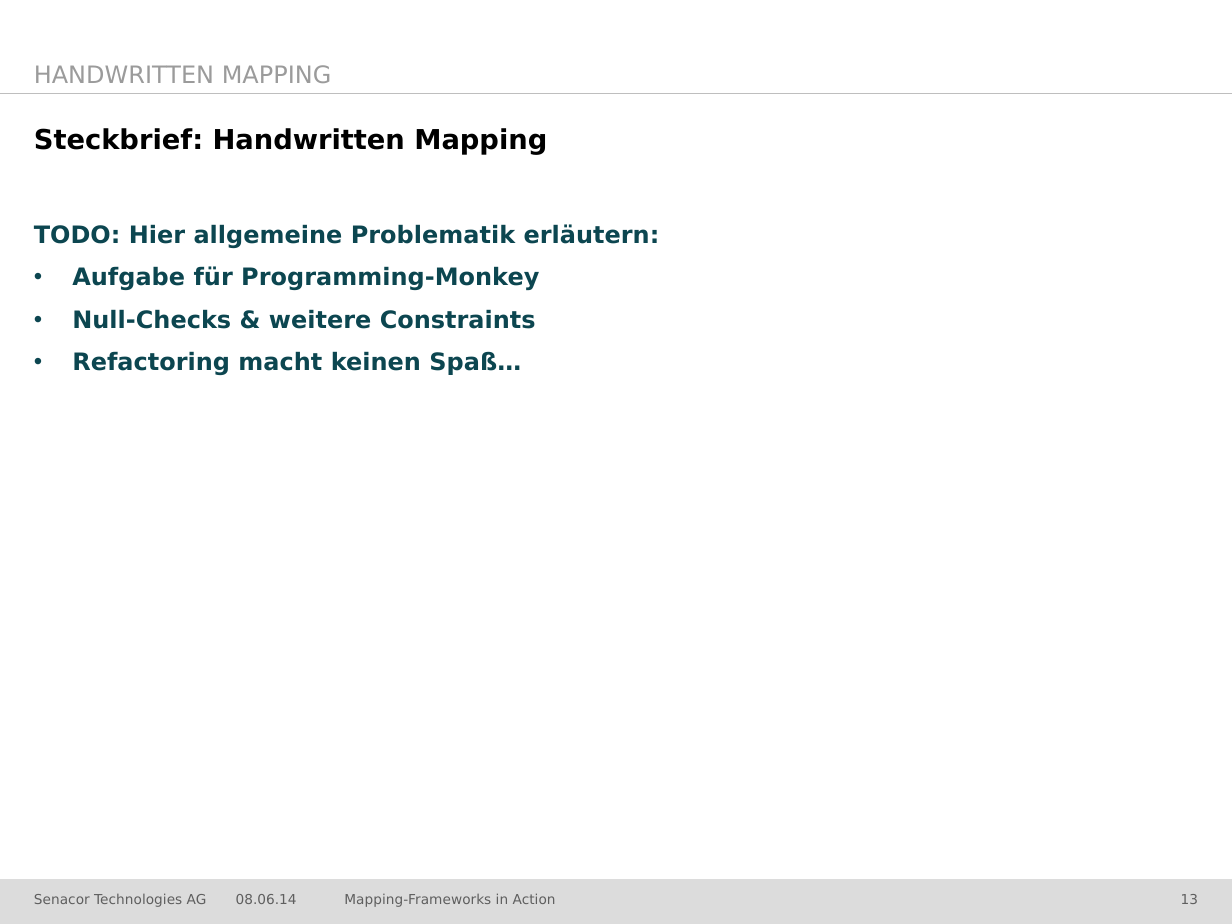
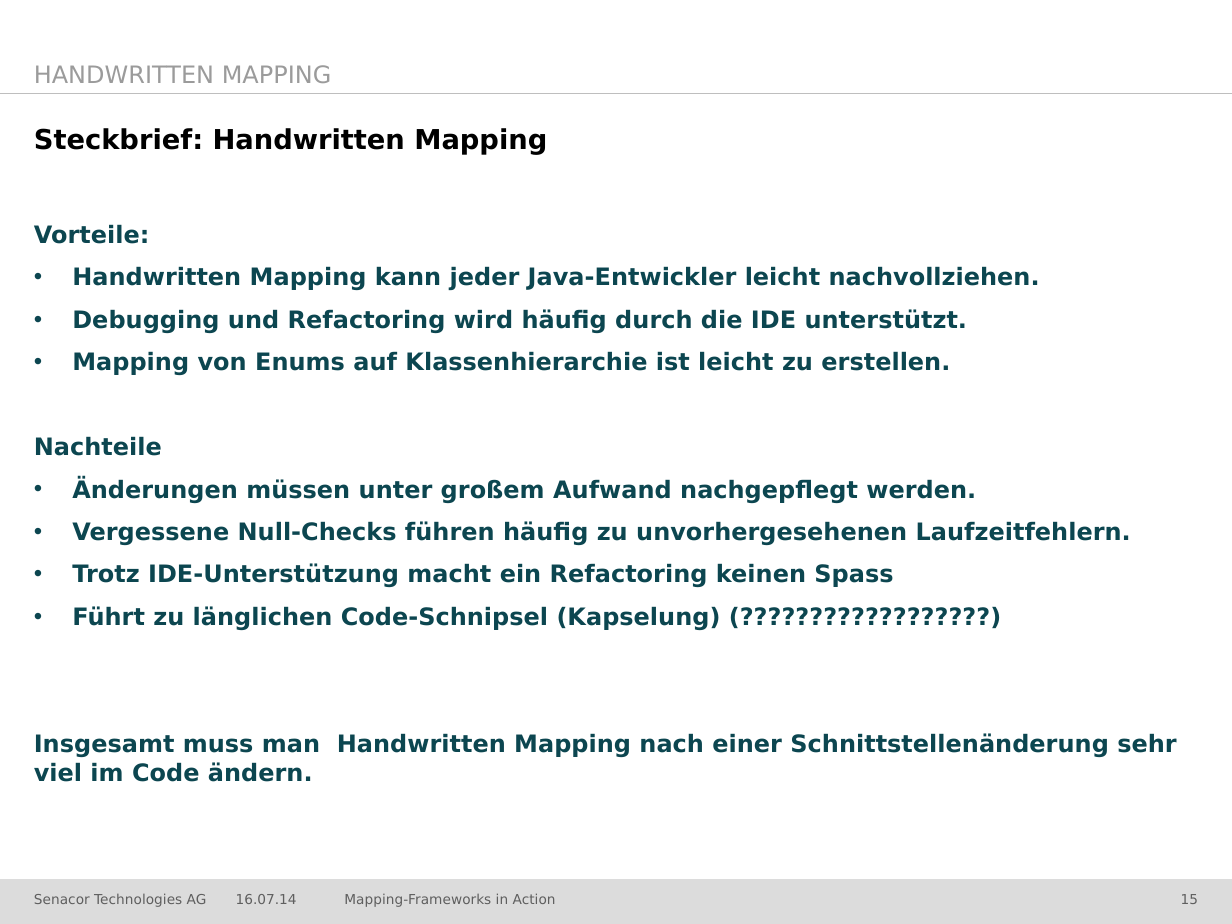
Before and after one commit to jschwalb/Mappings, a slide deck: slide 15 of presentation.pptx (slide 13 before the commit). Drawn at 1232x924 pixels with LibreOffice and Linux fonts; fonts in the diff are those of the drawing; background and template pictures are left out. Boxes give left, top, right and bottom in pixels: in the first picture for what was removed or moved away, otherwise in the second. Text is boxed around its words. In the diff, an @@ line names an element or a change of style, - is before the commit and + after.

Commit message:
HandwrittenMapper in PPT aktualisiert

```diff
--- a/presentation.pptx
+++ b/presentation.pptx
@@ text at [34,224,1176,782]: text changed @@
-TODO: Hier allgemeine Problematik erläutern:
-• Aufgabe für Programming-Monkey
-• Null-Checks & weitere Constraints
-• Refactoring macht keinen Spaß…
+Vorteile:
+• Handwritten Mapping kann jeder Java-Entwickler leicht nachvollziehen.
+• Debugging und Refactoring wird häufig durch die IDE unterstützt.
+• Mapping von Enums auf Klassenhierarchie ist leicht zu erstellen.
+Nachteile
+• Änderungen müssen unter großem Aufwand nachgepflegt werden.
+• Vergessene Null-Checks führen häufig zu unvorhergesehenen Laufzeitfehlern.
+• Trotz IDE-Unterstützung macht ein Refactoring keinen Spass
+• Führt zu länglichen Code-Schnipsel (Kapselung) (??????????????????)
+Insgesamt muss man Handwritten Mapping nach einer Schnittstellenänderung sehr viel im Code ändern.
@@ text at [236,894,297,904]: text changed @@
-08.06.14
+16.07.14
@@ page number at [1181,894,1198,904]: text changed @@
-13
+15
```
Also in this commit, not shown: 30 other slides changed, 1 slide added, 3 other files.
